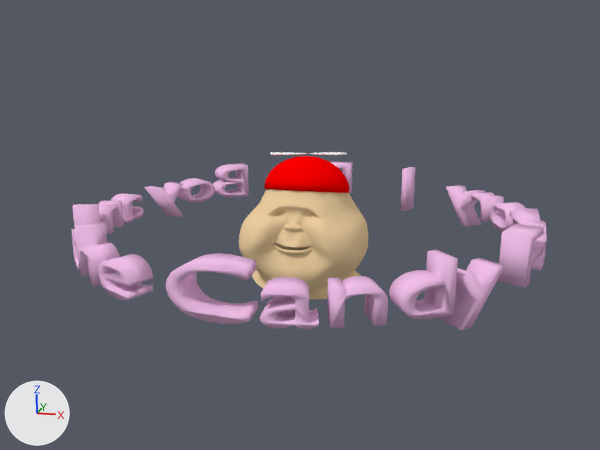
Renders of the Blender file  latest fatboy/menus/opening.blend from each side of a commit.
Camera for both pictures: the file's camera 'Camera'. Lighting does not change. The marker at lower left points along +X, +Y and +Z.

Names of what the first picture shows: 'Face.001', 'Font.001', 'Hat'.
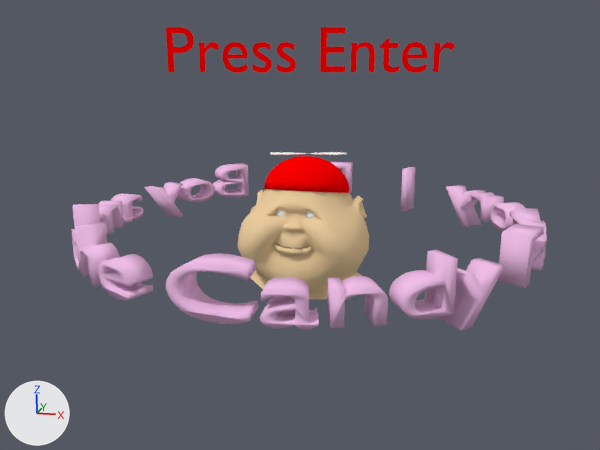
Commit message: linked opening.blend

Where the change shows, as pixel boxes (x1, y1, x2, y2) in the pictures (600 x 450 px):
'Face.001', reshaped, modifiers changed (7% taller): before (239, 189, 368, 299); after (238, 181, 369, 299)
'Font.002', added (red): after (166, 27, 455, 73)
'Face', added: after (251, 190, 263, 211)
'Sphere.001', added: after (276, 209, 285, 217)
'Sphere', added: after (306, 211, 315, 219)
part 1 of me_cube_011, built on: before (341, 193, 368, 239); after (344, 192, 369, 239)

The change, as a list of edits to the scene's bpy script:
```text
Add mat_eye:
    mat_eye = diffuse_material('Eye')
    mat_eye.base_color = (1.0, 1.0, 1.0)  # white #ffffff
Change me_cube_011:
    used by ob_face_001; location = (0.0, 0.0, 0.41); scale = (0.201, 0.136, 0.0962)
    remove me_cube_011.from_pydata(...)  # 422 vertices, 426 faces; spans x -5.5..5.4, y -8.6..7.4, z -16.6..6.1
    add me_cube_011.from_pydata(...)  # 446 vertices, 450 faces; spans x -5.5..5.4, y -8.6..7.4, z -16.6..6.1
    me_cube_011 part 1
    5 vertices are removed from x 3.6..4.7, y -2.0..2.0, z -2.9..-0.2
    16 faces are deleted
    6 vertices move from x 3.8..5.0, y -2.0..2.3, z -3.9..-0.6 to x 3.8..4.9, y -2.0..1.9, z -3.9..0.2
    29 vertices are added at x 3.8..5.0, y -1.8..1.5, z -3.0..1.0
    40 new faces join them
Add me_mesh_002:
    me_mesh_002.from_pydata(...)  # 759 vertices, 745 faces; spans x -2.25..2.32, y -0.01..0.68, z 0.0
    me_mesh_002.materials.append(mat_hat)  # red #ff0000
Add me_sphere_001:
    me_sphere_001.from_pydata(...)  # 73 vertices, 72 faces; spans x -1.0..1.0, y -1.0..1.0, z -1.0..0.0
    me_sphere_001.polygons.foreach_set('use_smooth', [True] * 72)
    me_sphere_001.materials.append(mat_eye)  # its picture is missing
Add me_cube_008:
    me_cube_008.from_pydata(...)  # 33 vertices, 28 faces; spans x -4.85..-3.63, y -2.03..1.48, z -3.13..1.02
    me_cube_008.polygons.foreach_set('use_smooth', [True] * 28)
    me_cube_008.materials.append(mat_skin)  # beige #f0d2a2
Change ob_face_001:
    remove _m = ob_face_001.modifiers.new('Subsurf', 'SUBSURF')
Add ob_font_002:
    ob_font_002 = bpy.data.objects.new('Font.002', me_mesh_002)
    ob_font_002.location = (0.0, 0.0, 2.47)
    ob_font_002.rotation_euler = (1.571, 0.0, 0.262)  # degrees (90, 0, 15)
Add ob_sphere:
    ob_sphere = bpy.data.objects.new('Sphere', me_sphere_001)
    ob_sphere.location = (0.25, -0.78, 0.32)
    ob_sphere.rotation_euler = (-1.658, 0.0, 0.0)  # degrees (-95, 0, 0)
    ob_sphere.scale = (0.0965, 0.0965, 0.0965)
Add ob_sphere_001:
    ob_sphere_001 = bpy.data.objects.new('Sphere.001', me_sphere_001)
    ob_sphere_001.location = (-0.23, -0.78, 0.32)
    ob_sphere_001.rotation_euler = (-1.658, 0.0, 0.0)  # degrees (-95, 0, 0)
    ob_sphere_001.scale = (0.0965, 0.0965, 0.0965)
Add ob_face:
    ob_face = bpy.data.objects.new('Face', me_cube_008)
    ob_face.location = (0.0, 0.0, 0.41)
    ob_face.scale = (0.201, 0.136, 0.0962)
```
